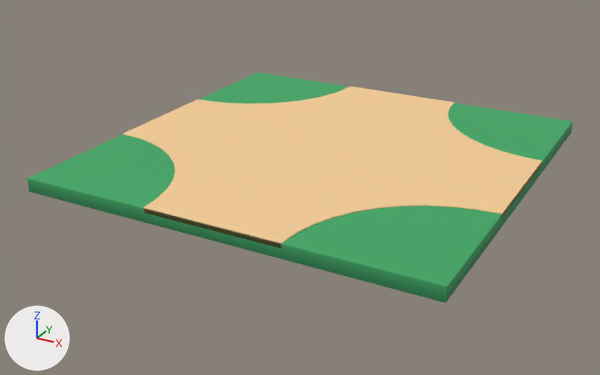
The glTF model modelos/parque/losetas/plaza_cruce.glb: old version first, new version second.
One viewpoint serves both versions: a 50 mm lens placed at (5.3, -10.37, 4.65), pointed at (-0.21, -0.35, -0.36). The axes (+X, +Y, +Z) are drawn at lower left. The lights are the same throughout. The first picture is the older version.

Script lines for the objects in view, before the commit:
```python
me_plaza_cruce = bpy.data.meshes.new('plaza_cruce')
me_plaza_cruce.from_pydata(...)  # 96 vertices, 184 faces; spans x -3.0..3.0, y -3.0..3.0, z 0.0..0.21
me_plaza_cruce.materials.append(mat_parque)
ob_plaza_cruce = bpy.data.objects.new('plaza_cruce', me_plaza_cruce)
ob_plaza_cruce.location = (0.0, 0.0, 0.0)
```
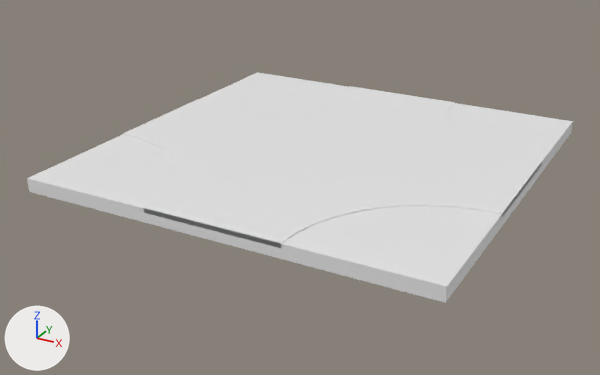
The change in detail:
me_plaza_cruce has 96 vertices, 184 faces and spans x -3.0..3.0, y -3.0..3.0, z 0.0..0.21.
me_plaza_cruce no longer uses material mat_parque.

Where the change shows, as pixel boxes (x1, y1, x2, y2) in the pictures (600 x 375 px):
'plaza_cruce', recoloured (lighter)
    both: (27, 72, 573, 303)
